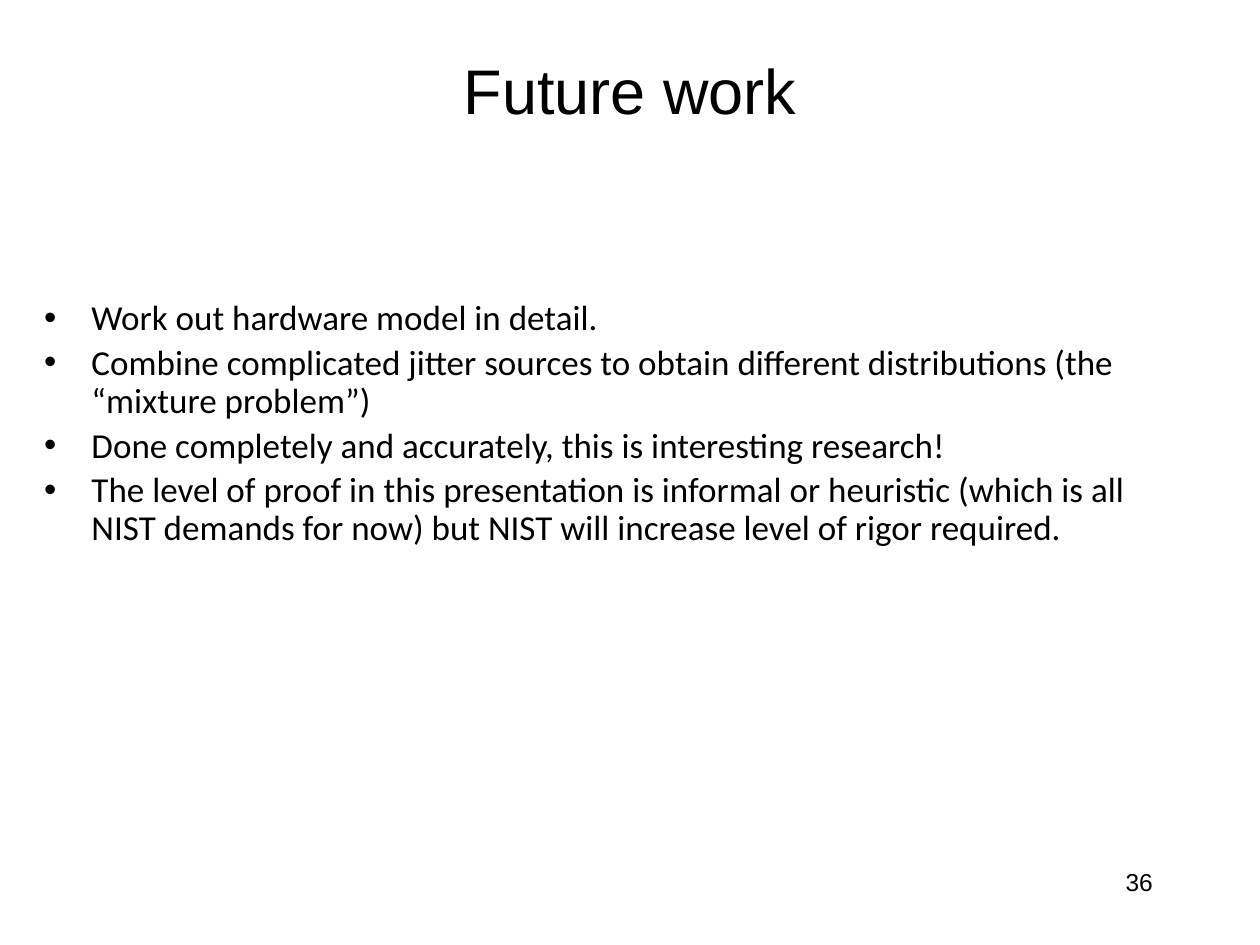
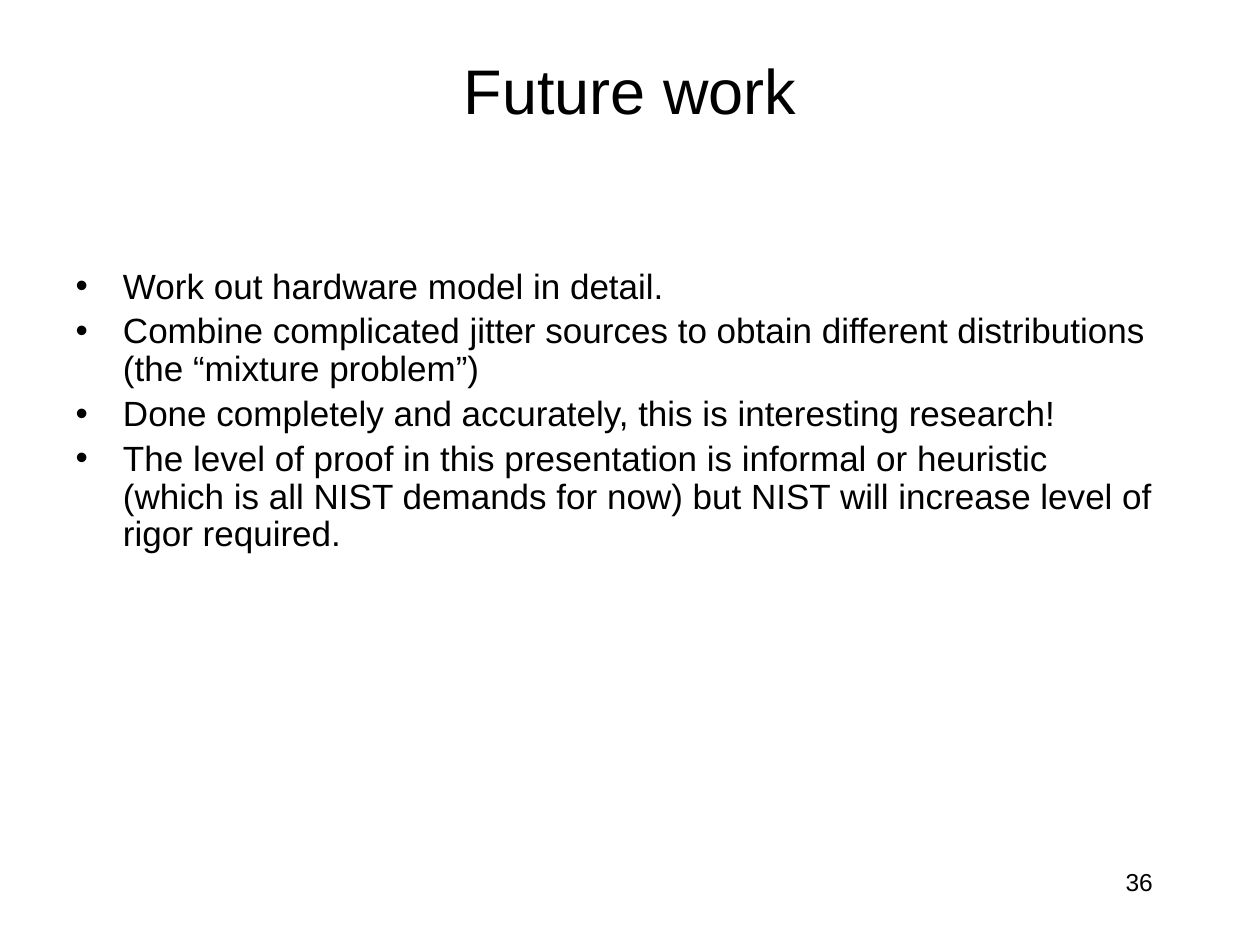
Before and after one commit to jlmucb/class_notes, a slide deck: slide 36 of BerkeleyClass/CS290Spring2013/Lectures/entropy_talk.pptx. Drawn at 1260x945 pixels with LibreOffice and Linux fonts; fonts in the diff are those of the drawing. Boxes give left, top, right and bottom in pixels: in the first picture for what was removed or moved away, otherwise in the second. Text is boxed around its words. In the diff, an @@ line names an element or a change of style, - is before the commit and + after.

```diff
--- a/BerkeleyClass/CS290Spring2013/Lectures/entropy_talk.pptx
+++ b/BerkeleyClass/CS290Spring2013/Lectures/entropy_talk.pptx
@@ text "Work out hardware model in ..." moved from (x1=91, y1=305, x2=1124, y2=546) to (x1=123, y1=273, x2=1151, y2=553) @@
@@ text "Work out hardware model in ..." at (x1=123, y1=273, x2=1151, y2=553): font Calibri to Arial @@
```
Also in this commit, not shown: 11 other slides changed.
